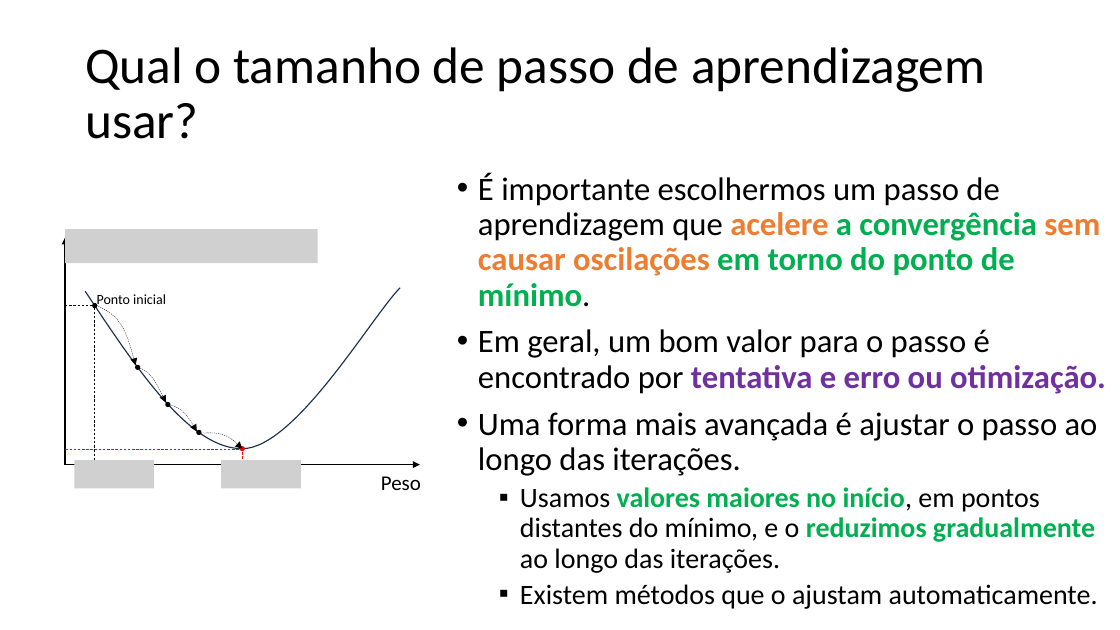
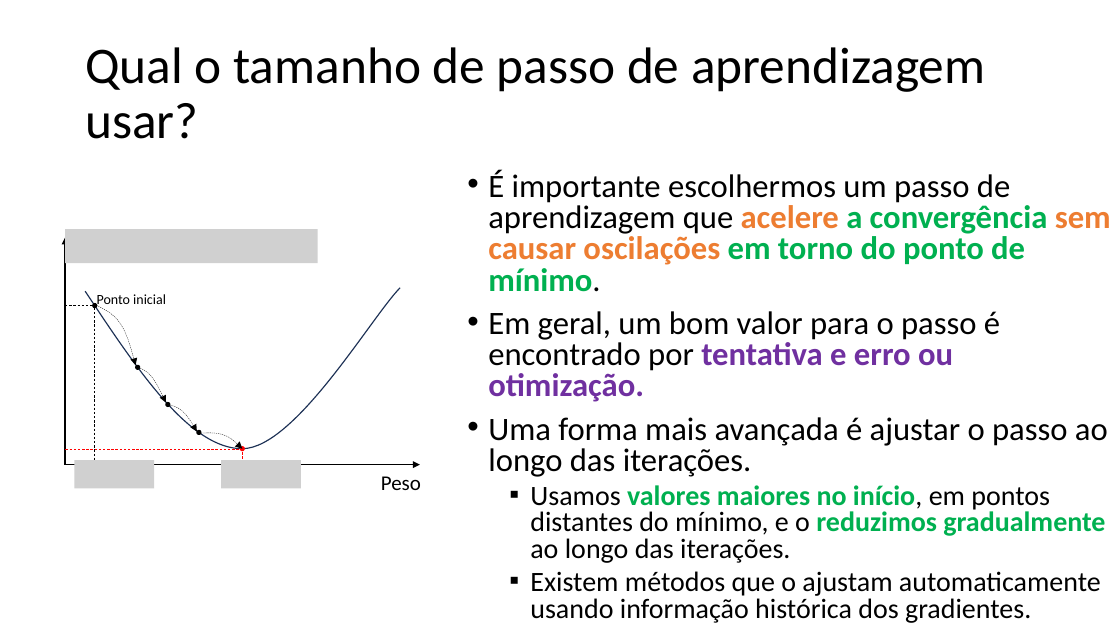
Before and after one commit to zz4fap/c24_inteligencia_artificial, a slide deck: slide 50 of slides/C24_Regressão.pptx. Drawn at 1120x630 pixels with LibreOffice and Linux fonts; fonts in the diff are those of the drawing; grey boxes stand for pictures. Boxes give left, top, right and bottom in pixels: in the first picture for what was removed or moved away, otherwise in the second. Text is boxed around its words. In the diff, an @@ line names an element or a change of style, - is before the commit and + after.

```diff
--- a/slides/C24_Regressão.pptx
+++ b/slides/C24_Regressão.pptx
@@ text "É importante escolhermos um passo ...": place and size @@
-text "É importante escolhermos um passo ..." at (478, 173, 1106, 609)
+text "É importante escolhermos um passo ..." at (488, 170, 1111, 623)
@@ text at (488, 170, 1111, 563): line spacing 0.9 to 0.8 @@
@@ text at (530, 571, 1101, 623): text changed @@
-  ▪ Existem métodos que o ajustam automaticamente.
+  ▪ Existem métodos que o ajustam automaticamente usando informação histórica dos gradientes.
```
Also in this commit, not shown: 20 other slides changed, 2 other files.
